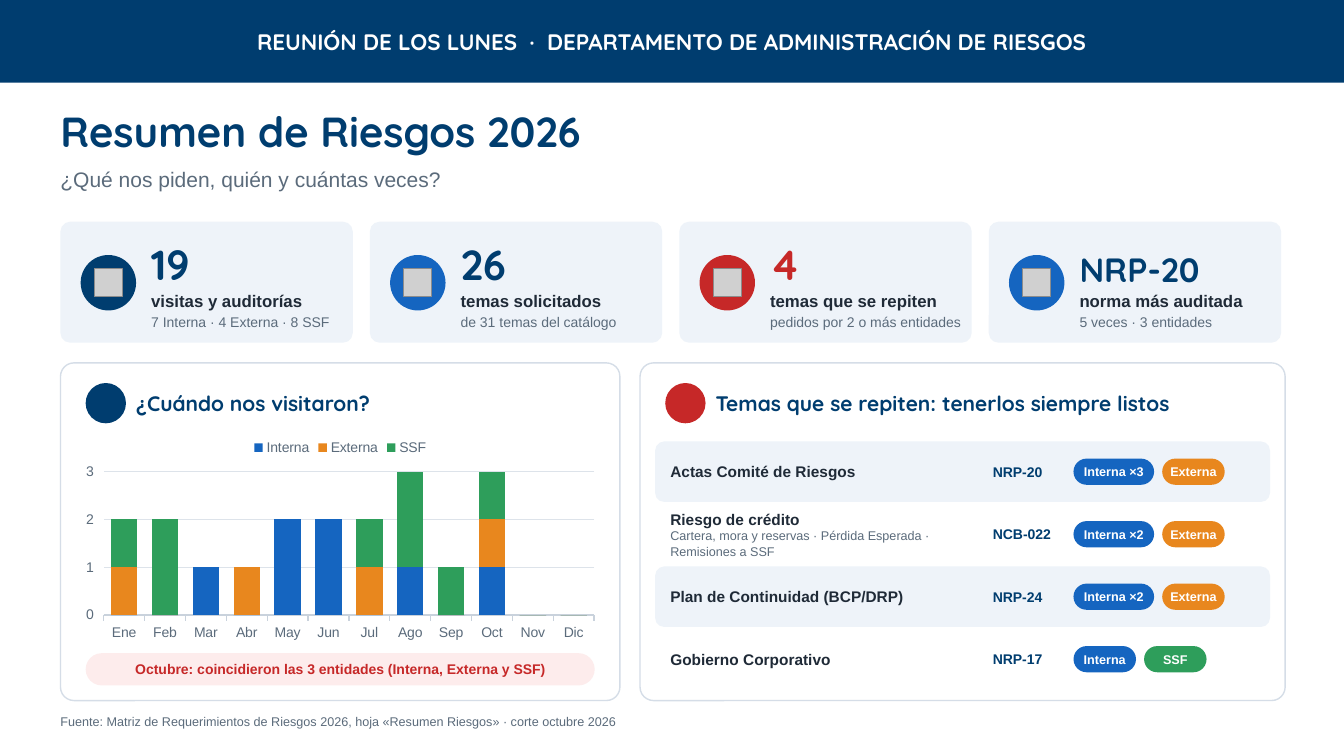
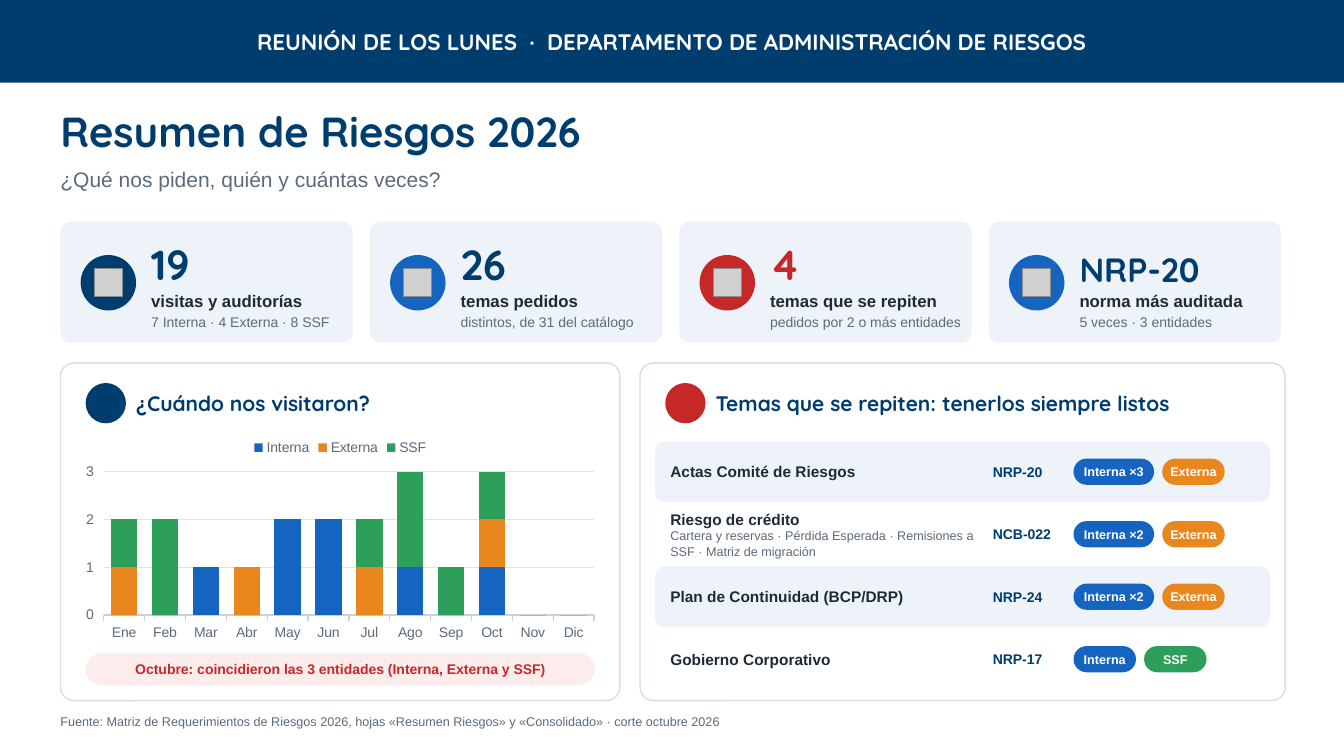
Before and after one commit to menjivar201280/riesgo, a slide deck: slide 1 of presentacion-lunes/Resumen_Riesgos_2026_Opcion_A.pptx. Drawn at 1344x756 pixels with LibreOffice and Linux fonts; fonts in the diff are those of the drawing; grey boxes stand for pictures; background and template pictures are left out. Boxes give left, top, right and bottom in pixels: in the first picture for what was removed or moved away, otherwise in the second. Text is boxed around its words. In the diff, an @@ line names an element or a change of style, - is before the commit and + after.

```diff
--- a/presentacion-lunes/Resumen_Riesgos_2026_Opcion_A.pptx
+++ b/presentacion-lunes/Resumen_Riesgos_2026_Opcion_A.pptx
@@ text at bbox=[461, 295, 578, 311]: text changed @@
-temas solicitados
+temas pedidos
@@ text at bbox=[461, 316, 634, 330]: text changed @@
-de 31 temas del catálogo
+distintos, de 31 del catálogo
@@ text at bbox=[670, 531, 974, 559]: text changed @@
-Cartera, mora y reservas · Pérdida Esperada · Remisiones a SSF
+Cartera y reservas · Pérdida Esperada · Remisiones a SSF · Matriz de migración
@@ text at bbox=[60, 717, 719, 729]: text changed @@
-Fuente: Matriz de Requerimientos de Riesgos 2026, hoja «Resumen Riesgos» · corte octubre 2026
+Fuente: Matriz de Requerimientos de Riesgos 2026, hojas «Resumen Riesgos» y «Consolidado» · corte octubre 2026
```
Also in this commit, not shown: 5 other files.
